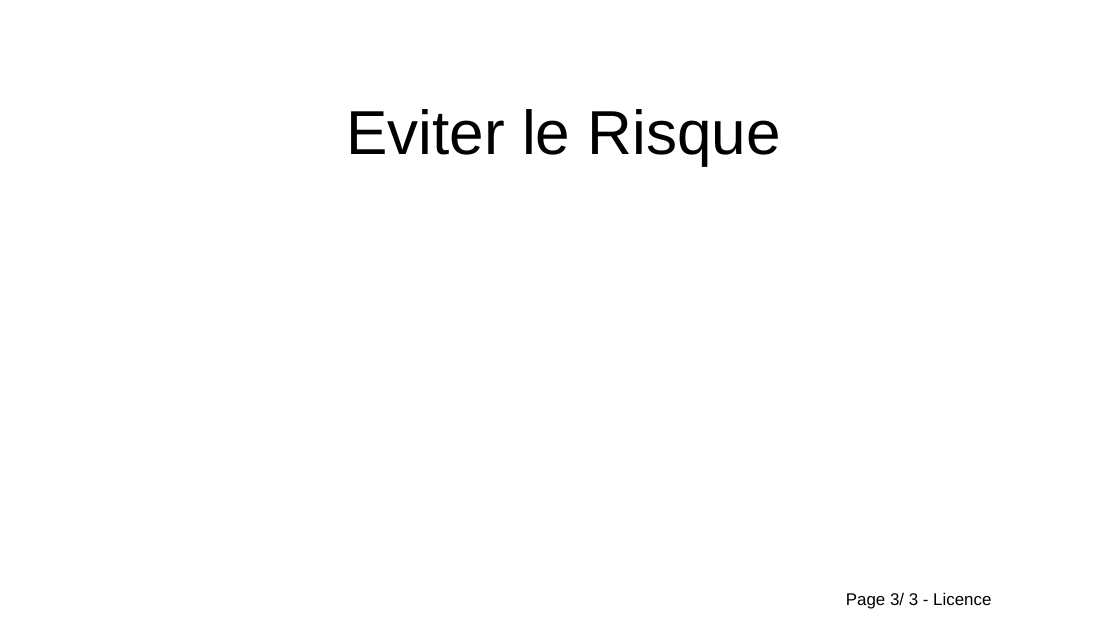
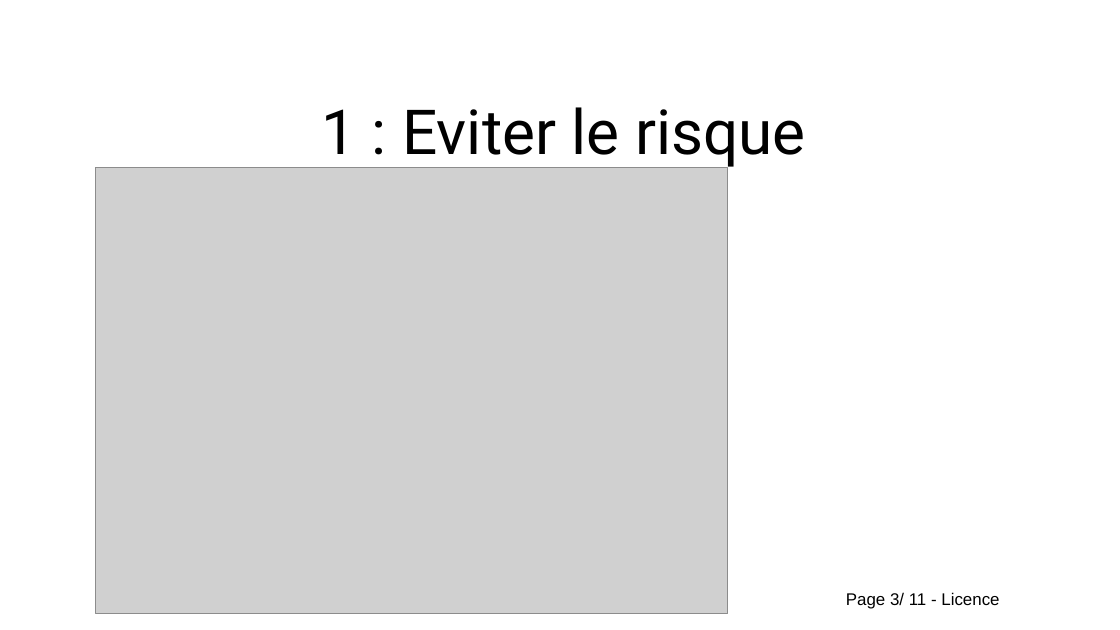
Before and after one commit to Evarisk/bibliotheque-media-risque, a slide deck: slide 3 of causerie/prevention/causerie_9_principes_prevention.odp. Drawn at 1120x630 pixels with LibreOffice and Linux fonts; fonts in the diff are those of the drawing; grey boxes stand for pictures; background and template pictures are left out. Boxes give left, top, right and bottom in pixels: in the first picture for what was removed or moved away, otherwise in the second. Text is boxed around its words. In the diff, an @@ line names an element or a change of style, - is before the commit and + after.

```diff
--- a/causerie/prevention/causerie_9_principes_prevention.odp
+++ b/causerie/prevention/causerie_9_principes_prevention.odp
@@ title at [322,107,806,170]: text changed; font Arial to Roboto @@
-Eviter le Risque
+1 : Eviter le risque
@@ picture added at [96,168,728,614] @@
@@ text at [846,592,999,609]: text changed @@
-Page 3/ 3 - Licence
+Page 3/ 11 - Licence
```
Also in this commit, not shown: 1 other slide changed, 9 slides added, 1 slide removed.
